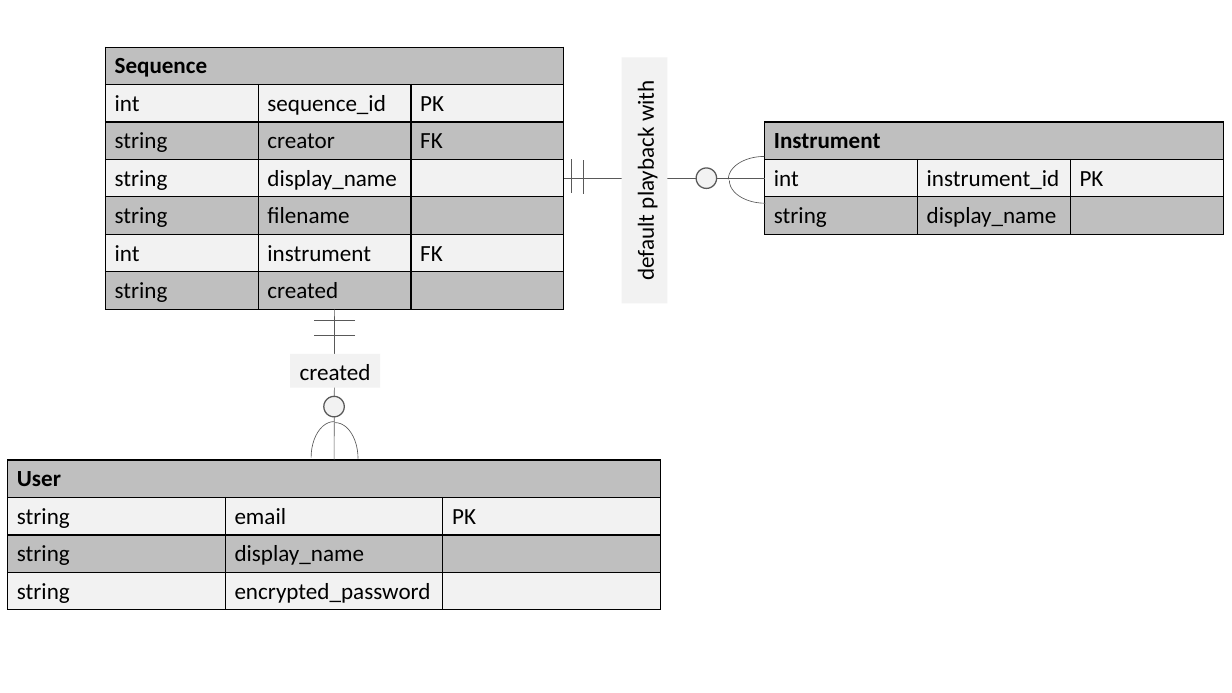
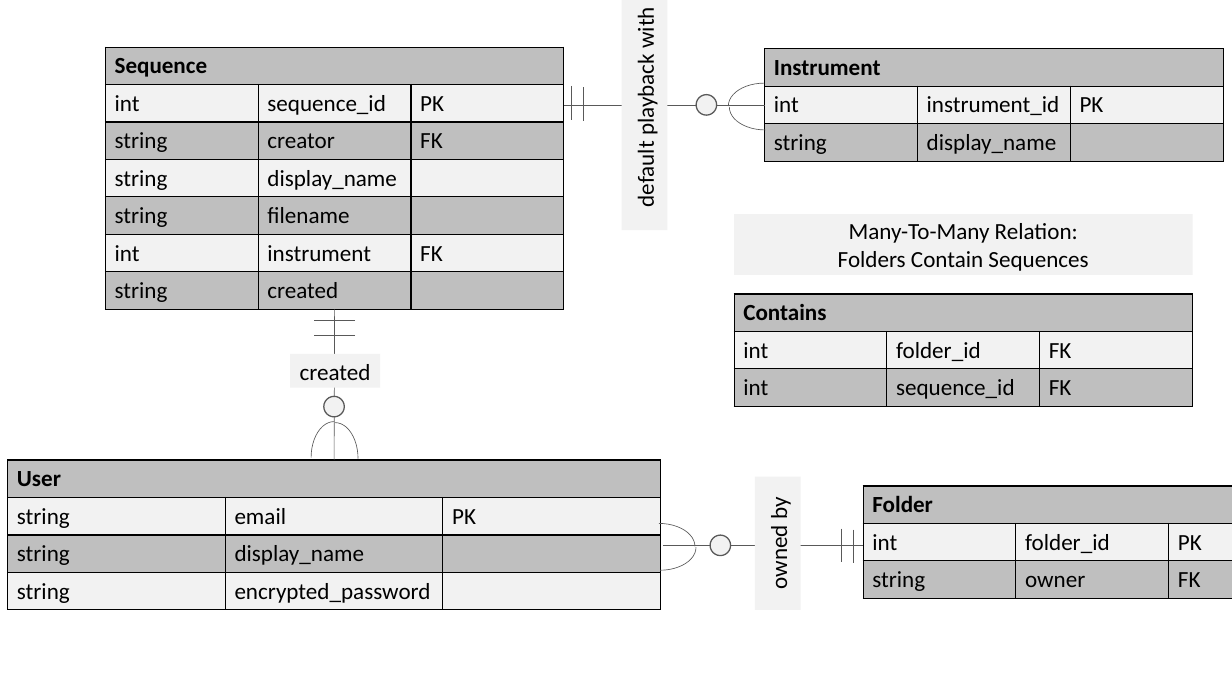
Before and after one commit to camilleforster/echo-app, a slide deck: slide 3 of diagrams/Diagrams.pptx. Drawn at 1232x693 pixels with LibreOffice and Linux fonts; fonts in the diff are those of the drawing. Boxes give left, top, right and bottom in pixels: in the first picture for what was removed or moved away, otherwise in the second. Text is boxed around its words. In the diff, an @@ line names an element or a change of style, - is before the commit and + after.

```diff
--- a/diagrams/Diagrams.pptx
+++ b/diagrams/Diagrams.pptx
@@ 3 lines, 2 arc (boxed as its full ellipse)s, 1 table, 1 rectangle, 1 ellipse: place and size @@
-3 lines, 2 arc (boxed as its full ellipse)s, 1 table, 1 rectangle, 1 ellipse at <box>564,57,1223,303</box>
+3 lines, 2 arc (boxed as its full ellipse)s, 1 table, 1 rectangle, 1 ellipse at <box>564,0,1223,230</box>
@@ rectangle added at <box>734,214,1192,275</box>, fill #F2F2F2, 18 pt, text #000000 @@
+Many-To-Many Relation:
+Folders Contain Sequences
@@ table added at <box>734,294,1191,406</box>, 3 rows, 3 columns @@
+Contains |  | 
+int | folder_id | FK
+int | sequence_id | FK
@@ rectangle added at <box>755,477,801,610</box>, fill #F2F2F2, 18 pt, text #000000 @@
+owned by
@@ table added at <box>863,486,1232,598</box>, 3 rows, 3 columns @@
+Folder |  | 
+int | folder_id | PK
+string | owner | FK
@@ arc (boxed as its full ellipse) added at <box>623,523,695,569</box>, outline #595959 0.5 pt @@
@@ arc (boxed as its full ellipse) added at <box>625,524,697,570</box>, outline #595959 0.5 pt @@
@@ ellipse added at <box>710,535,730,555</box>, fill #F2F2F2, outline #595959 1 pt @@
@@ line added from (842, 529) to (842, 563), #595959 0.5 pt @@
@@ line added from (853, 530) to (853, 564), #595959 0.5 pt @@
@@ line added from (663, 545) to (864, 545), #595959 0.5 pt @@
```
Also in this commit, not shown: 1 other file.
